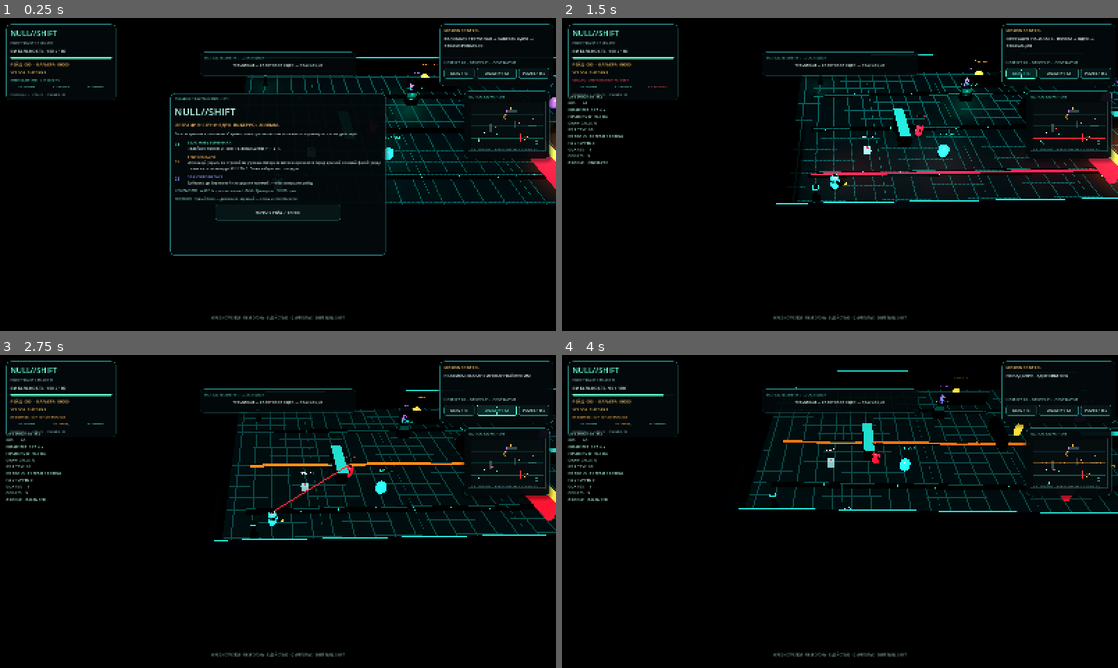
Above: before the commit, frames 1-4 (two rows, left to right).
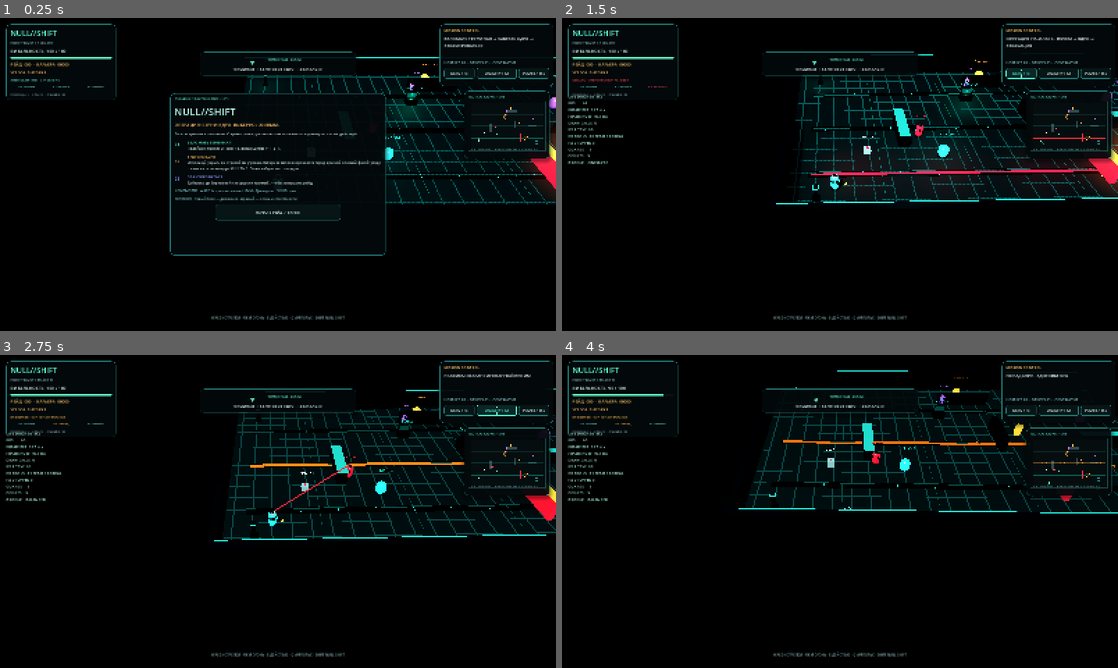
Above: after the commit, the same moments.

Repository: HADJAL001/osgard-world
Game: Godot game, scene res://scenes/main.tscn
Two runs of this game, one before a commit and one after it. Both use one fixed random seed, a clock stepped at 60 frames per second and the inputs below.
Inputs (mouse positions are in pixels of both pictures, inside the frame that each line leads up to):
- Up to frame 1 (0.25 s): no input
- Up to frame 2 (1.5 s): click "НАЧАТЬ РЕЙД / ENTER" at 0.5 s; click "DIAG / F3" at 1.25 s
- Up to frame 3 (2.75 s): click "QUALITY / F2" at 2 s
- Up to frame 4 (4 s): tap Enter at 2.75, 2.85 s; move the mouse to (962, 495) at 2.77 s; hold Right 2.78-3.53 s; click (962, 495) at 2.92 s; tap Space at 3.02, 3.77 s; move the mouse to (728, 527) at 3.52 s; hold Down from 3.53 s (still down); tap Keypad Enter at 3.6 s

The runs differ from the first frame. In frame 1, 0.3% of the frame differs, in the area x 36-58%, y 12-17%; in frame 2, 0.3%; in frame 3, 0.3%, in the area x 6-58%, y 12-34%; in frame 4, 0.3%.

Commit message:
Make Godot the primary NULL SHIFT build and add objective compass

Diff:
--- a/godot/null-shift/scripts/main.gd
+++ b/godot/null-shift/scripts/main.gd
@@ -137,6 +137,8 @@
 var status_subtitle: Label
 var status_shortcuts: Label
 var objective_title: Label
+var objective_compass_arrow: Label
+var objective_compass_text: Label
 var objective_actions: HBoxContainer
 var mobile_move_buttons: Array[Button] = []
 var mobile_move_spacers: Array[Control] = []
@@ -194,6 +196,7 @@
 	_update_player_material()
 	_update_crosshair()
 	_update_target_lock_ui(dt)
+	_update_objective_compass(dt)
 	_update_screen_overlay()
 	hud_clock += dt
 	if hud_clock >= 0.12:
@@ -1724,7 +1727,17 @@
 	mid_panel = _make_panel(hud_root, Control.PRESET_CENTER_TOP, Rect2(-225.0, 98.0, 450.0, 68.0))
 	mid_panel.modulate = Color(1.0, 1.0, 1.0, 0.92)
 	var mid_stack := _panel_stack(mid_panel)
-	_label(mid_stack, "TACTICAL TELEMETRY  /  LOCAL SESSION", 9, Color(0.34, 0.86, 0.8))
+	var compass_row := HBoxContainer.new()
+	compass_row.name = "ObjectiveCompassRow"
+	compass_row.alignment = BoxContainer.ALIGNMENT_CENTER
+	compass_row.add_theme_constant_override("separation", 8)
+	mid_stack.add_child(compass_row)
+	objective_compass_arrow = _label(compass_row, "▲", 17, Color(0.38, 1.0, 0.86))
+	objective_compass_arrow.custom_minimum_size = Vector2(28.0, 22.0)
+	objective_compass_arrow.horizontal_alignment = HORIZONTAL_ALIGNMENT_CENTER
+	objective_compass_arrow.vertical_alignment = VERTICAL_ALIGNMENT_CENTER
+	objective_compass_text = _label(compass_row, "ЦЕЛЬ / ТЕРМИНАЛ · -- М", 10, Color(0.34, 0.86, 0.8))
+	objective_compass_text.vertical_alignment = VERTICAL_ALIGNMENT_CENTER
 	var subtitle := _label(mid_stack, "ТЕРМИНАЛ → КВАНТОВОЕ ЯДРО → ЭВАКУАЦИЯ", 11, Color(0.91, 0.98, 0.96))
 	subtitle.horizontal_alignment = HORIZONTAL_ALIGNMENT_CENTER
 
@@ -2302,6 +2315,47 @@
 					(stack.get_child(1) as Label).text = "КРЕДИТЫ: %d · БРОНЯ %d/3 · PULSE %d/3 · ARC-9 %d/3" % [career_credits, armor_level, pulse_level, weapon_level]
 					return
 
+func _update_objective_compass(delta: float = 0.016) -> void:
+	if not is_instance_valid(player) or not is_instance_valid(camera):
+		return
+	if not is_instance_valid(objective_compass_arrow) or not is_instance_valid(objective_compass_text):
+		return
+	var destination: Node3D
+	var objective_name: String
+	var objective_color := Color(0.38, 1.0, 0.86)
+	if not terminal_unlocked:
+		destination = terminal
+		objective_name = "ТЕРМИНАЛ"
+	elif not core_secured:
+		destination = quantum_core
+		objective_name = "КВАНТОВОЕ ЯДРО"
+		objective_color = Color(1.0, 0.72, 0.34)
+	else:
+		destination = extraction
+		objective_name = "ЭВАКУАЦИЯ"
+		objective_color = Color(0.42, 1.0, 0.78)
+	if not is_instance_valid(destination):
+		return
+	var to_objective: Vector3 = destination.global_position - player.global_position
+	to_objective.y = 0.0
+	var distance: float = to_objective.length()
+	if distance <= 3.2:
+		objective_compass_text.text = "%s · НАЖМИ E" % objective_name
+	else:
+		objective_compass_text.text = "%s · %.1f М" % [objective_name, distance]
+	var anchor: Vector3 = destination.global_position + Vector3.UP * 0.55
+	var viewport_size: Vector2 = get_viewport().get_visible_rect().size
+	var screen_direction: Vector2 = camera.unproject_position(anchor) - viewport_size * 0.5
+	if camera.is_position_behind(anchor):
+		screen_direction = -screen_direction
+	if screen_direction.length_squared() < 0.001:
+		screen_direction = Vector2.UP
+	var desired_rotation: float = atan2(screen_direction.y, screen_direction.x) + PI * 0.5
+	var follow: float = 1.0 - exp(-maxf(0.0, delta) * 16.0)
+	objective_compass_arrow.rotation = lerp_angle(objective_compass_arrow.rotation, desired_rotation, clampf(follow, 0.0, 1.0))
+	objective_compass_arrow.add_theme_color_override("font_color", objective_color)
+	objective_compass_text.add_theme_color_override("font_color", objective_color)
+
 func _update_hud() -> void:
 	if not is_instance_valid(objective_label):
 		return
--- a/godot/null-shift/tests/runtime_smoke.gd
+++ b/godot/null-shift/tests/runtime_smoke.gd
@@ -32,6 +32,27 @@
 	if not _expect(not game.briefing_visible and not game.paused_game and bool(game.career.get_value("settings", "briefing_seen", false)), "dismissing briefing must resume gameplay and persist completion"):
 		return
 	game.sound_enabled = false
+
+	print("RUNTIME_STAGE: live objective compass and mission progression")
+	if not _expect(is_instance_valid(game.objective_compass_arrow) and is_instance_valid(game.objective_compass_text), "objective compass arrow and label must instantiate"):
+		return
+	var compass_saved_terminal: bool = game.terminal_unlocked
+	var compass_saved_core: bool = game.core_secured
+	game.terminal_unlocked = false
+	game.core_secured = false
+	game._update_objective_compass(0.016)
+	if not _expect(game.objective_compass_text.text.contains("ТЕРМИНАЛ"), "first compass stage must point to the security terminal"):
+		return
+	game.terminal_unlocked = true
+	game._update_objective_compass(0.016)
+	if not _expect(game.objective_compass_text.text.contains("КВАНТОВОЕ ЯДРО"), "successful hack must change the compass to the quantum core"):
+		return
+	game.core_secured = true
+	game._update_objective_compass(0.016)
+	if not _expect(game.objective_compass_text.text.contains("ЭВАКУАЦИЯ") and absf(game.objective_compass_arrow.rotation) < 10.0, "secured core must point toward extraction with a finite, animated direction"):
+		return
+	game.terminal_unlocked = compass_saved_terminal
+	game.core_secured = compass_saved_core
 
 	print("RUNTIME_STAGE: assisted targeting and projected lock reticle")
 	if not _expect(is_instance_valid(game.target_lock_root) and is_instance_valid(game.target_lock_health_bar), "target lock reticle and live target health bar must instantiate"):
Not shown, changed: godot/null-shift/README.md
Not shown, changed: godot/null-shift/web/boot_shell.html
Not shown, changed: public/entertainment/index.html
Not shown, changed: scripts/null-shift-godot-smoke.mjs
Not shown, changed: src/App.tsx
Not shown, changed: src/EntertainmentCatalog.tsx
Not shown, changed: src/core/manifest.ts
